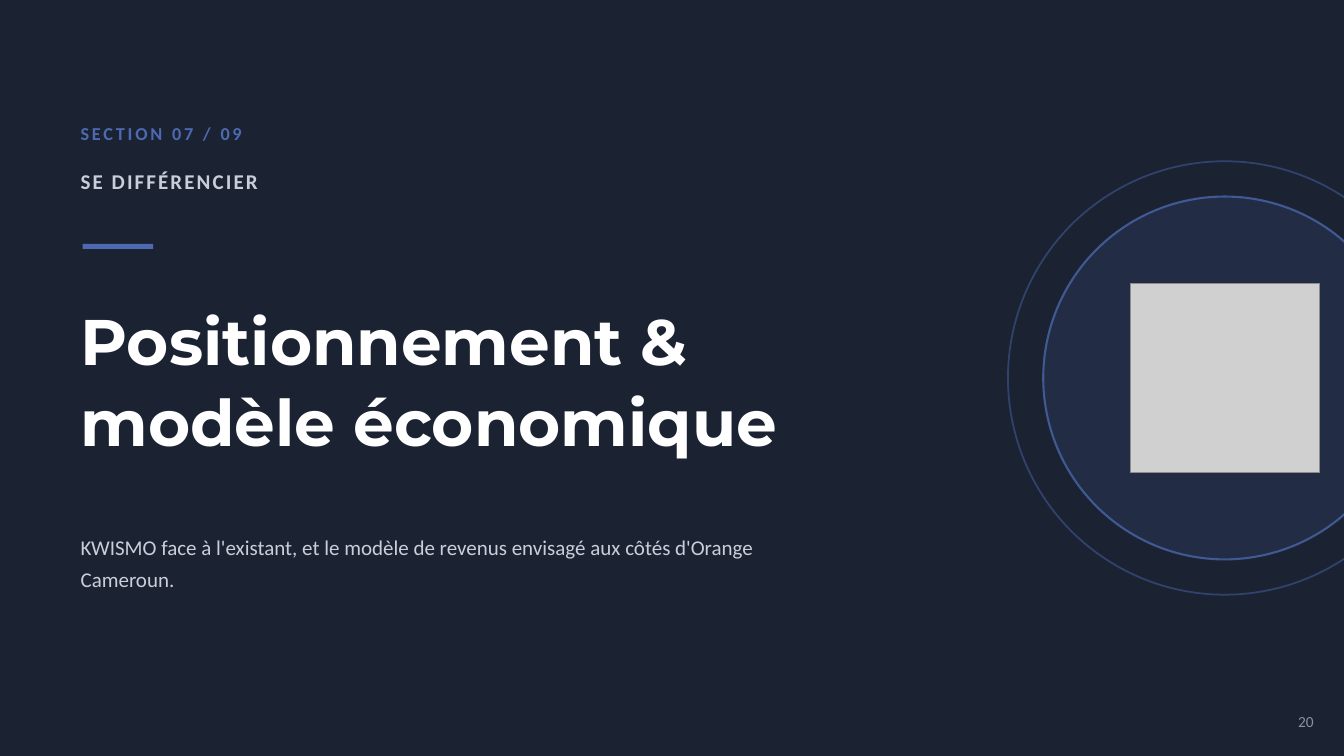
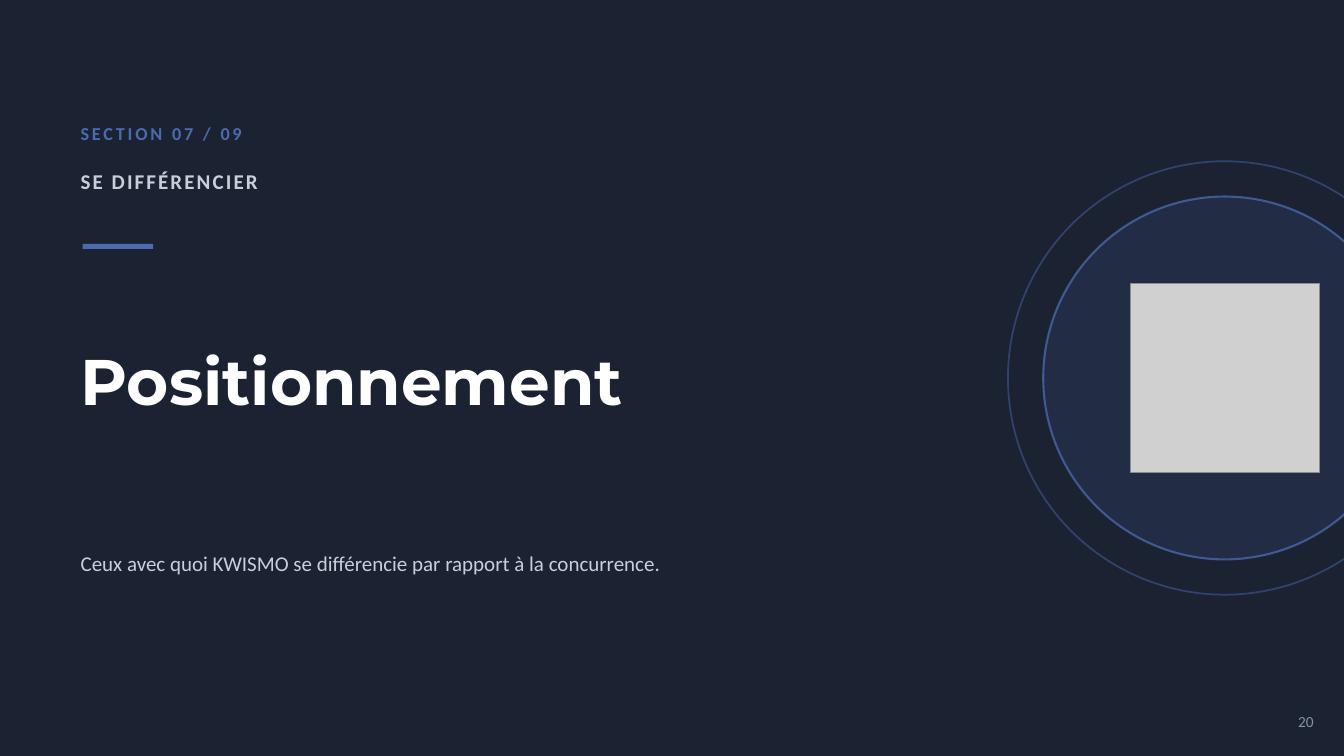
Before and after one commit to kwismo-support/Kwismo, a slide deck: slide 20 of cadrage/KWISMO_Presentation.pptx. Drawn at 1344x756 pixels with LibreOffice and Linux fonts; fonts in the diff are those of the drawing; grey boxes stand for pictures; background and template pictures are left out. Boxes give left, top, right and bottom in pixels: in the first picture for what was removed or moved away, otherwise in the second. Text is boxed around its words. In the diff, an @@ line names an element or a change of style, - is before the commit and + after.

```diff
--- a/cadrage/KWISMO_Presentation.pptx
+++ b/cadrage/KWISMO_Presentation.pptx
@@ text at (x1=81, y1=354, x2=623, y2=406): text changed @@
-Positionnement &
-modèle économique
+Positionnement
@@ text at (x1=81, y1=556, x2=660, y2=575): text changed @@
-KWISMO face à l'existant, et le modèle de revenus envisagé aux côtés d'Orange Cameroun.
+Ceux avec quoi KWISMO se différencie par rapport à la concurrence.
```
Also in this commit, not shown: 11 other slides changed, 2 slides removed, 22 other files.
